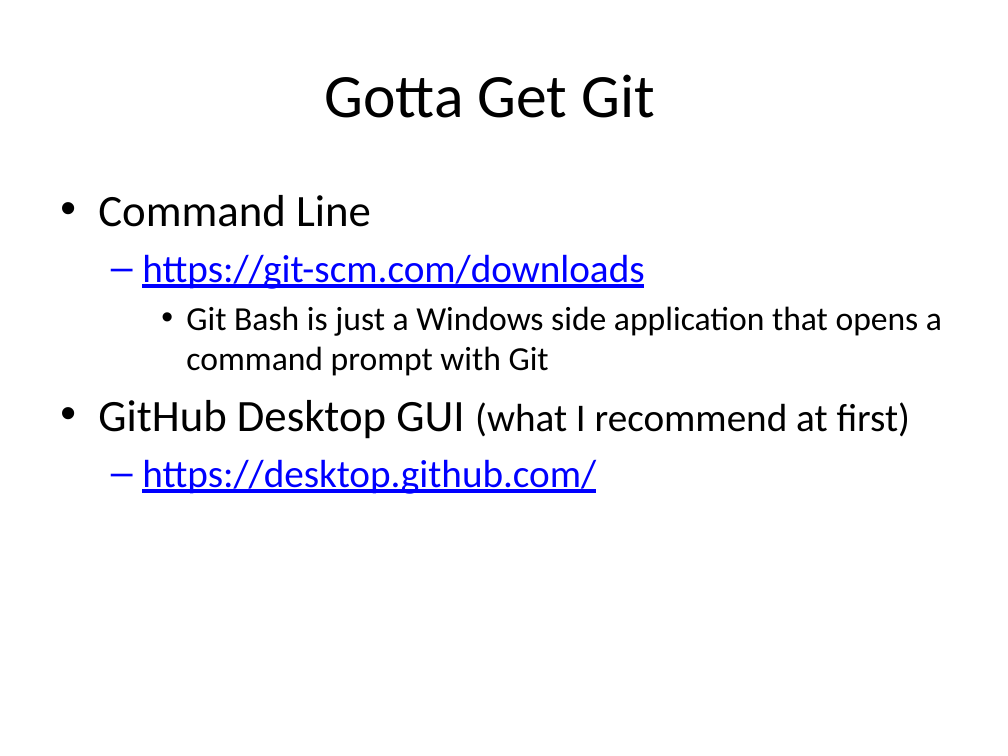
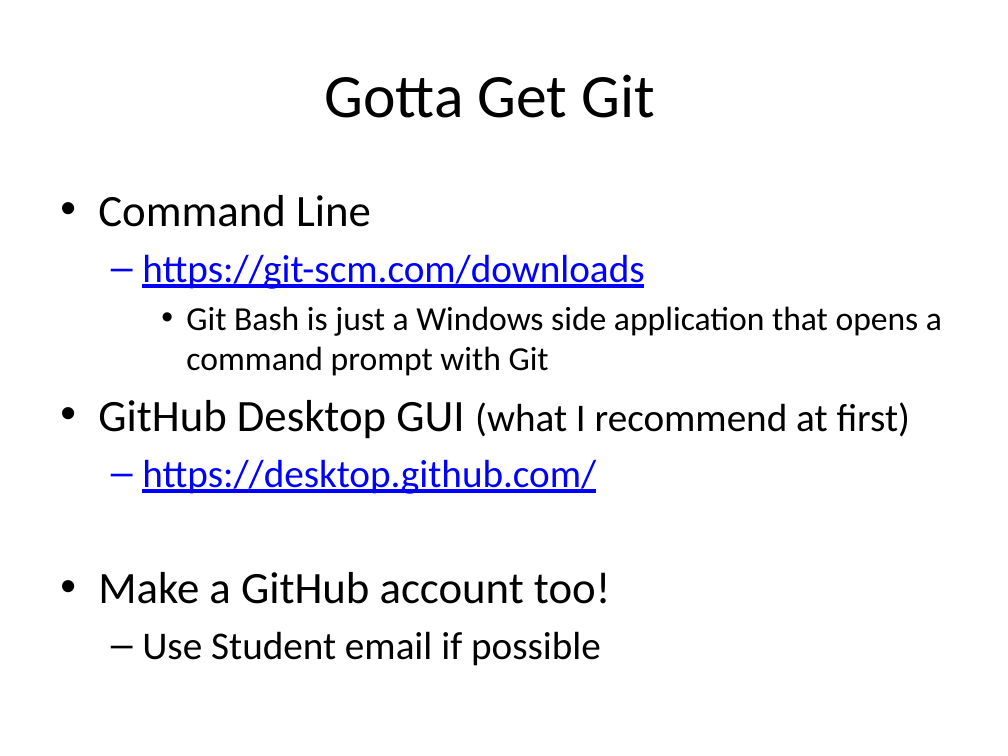
Before and after one commit to uwmadisonieee/Tutorials, a slide deck: slide 5 of Git and Github/Git and using GitHub.pptx (slide 4 before the commit). Drawn at 1008x756 pixels with LibreOffice and Linux fonts; fonts in the diff are those of the drawing. Boxes give left, top, right and bottom in pixels: in the first picture for what was removed or moved away, otherwise in the second. Text is boxed around its words. In the diff, an @@ line names an element or a change of style, - is before the commit and + after.

```diff
--- a/Git and Github/Git and using GitHub.pptx
+++ b/Git and Github/Git and using GitHub.pptx
@@ text at (98, 572, 610, 666): paragraphs added @@
+• Make a GitHub account too!
+  – Use Student email if possible
```
Also in this commit, not shown: 8 other slides changed, 4 slides added, 11 slides removed, 1 other file.
